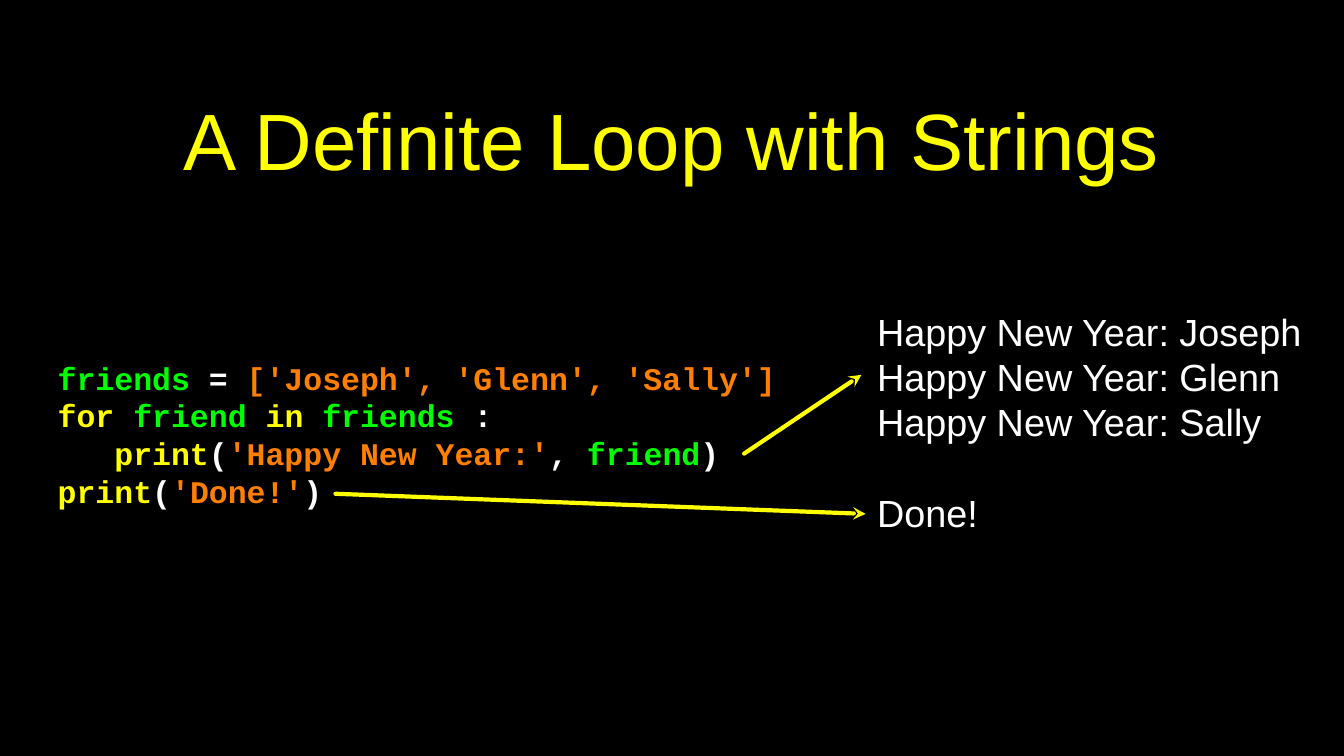
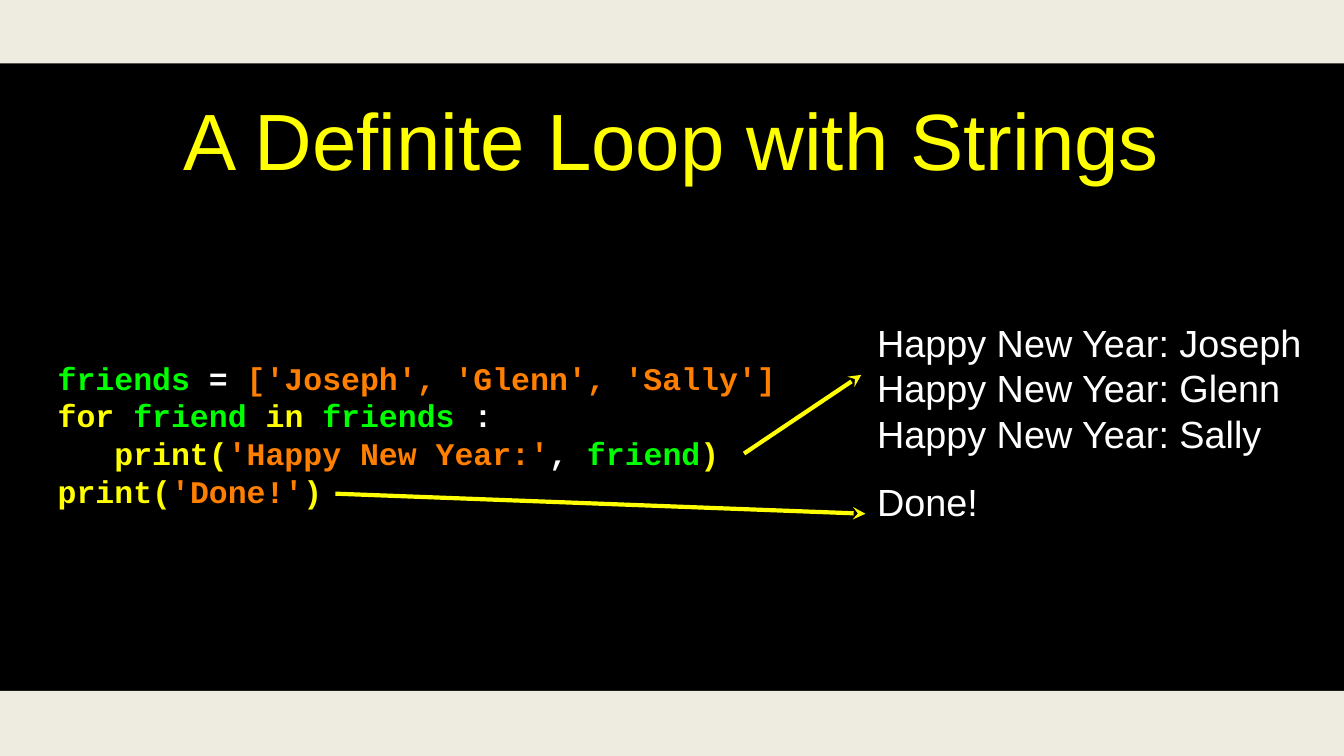
Before and after one commit to csev/py4e, a slide deck: slide 14 of lectures3/Pythonlearn-05-Iterations.pptx. Drawn at 1344x756 pixels with LibreOffice and Linux fonts; fonts in the diff are those of the drawing. Boxes give left, top, right and bottom in pixels: in the first picture for what was removed or moved away, otherwise in the second. Text is boxed around its words. In the diff, an @@ line names an element or a change of style, - is before the commit and + after.

Commit message:
Tweak

```diff
--- a/lectures3/Pythonlearn-05-Iterations.pptx
+++ b/lectures3/Pythonlearn-05-Iterations.pptx
@@ rectangle added at box(0, 0, 1344, 63), fill #EEECE1 @@
@@ text at box(877, 329, 1301, 410): text changed @@
-Happy New Year: Joseph
-Happy New Year: Glenn
+Happy New Year: Joseph
+Happy New Year: Glenn
@@ arrow removed from (744, 454) to (861, 375) @@
@@ freeform shape added at box(744, 375, 861, 454), outline #FFFF00 4 pt @@
@@ text at box(58, 442, 719, 510): text colour #FFFFFF to #FFFF00 in "print('Happy friend)", "print('Done!')" @@
@@ arrow removed from (336, 494) to (866, 514) @@
@@ freeform shape added at box(336, 494, 866, 514), outline #FFFF00 4 pt @@
@@ rectangle at box(0, 691, 1344, 756): fill #000000 to #EEECE1 @@
```
Also in this commit, not shown: 51 other slides changed.
